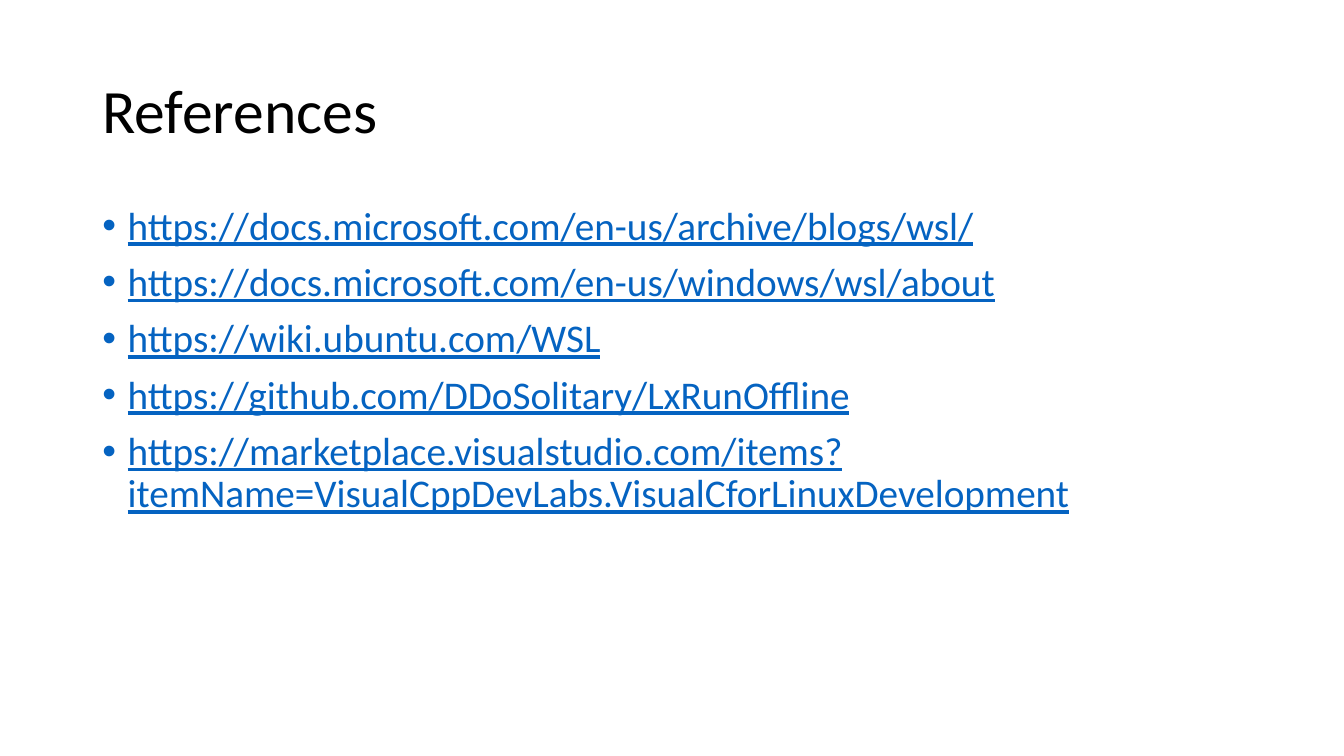
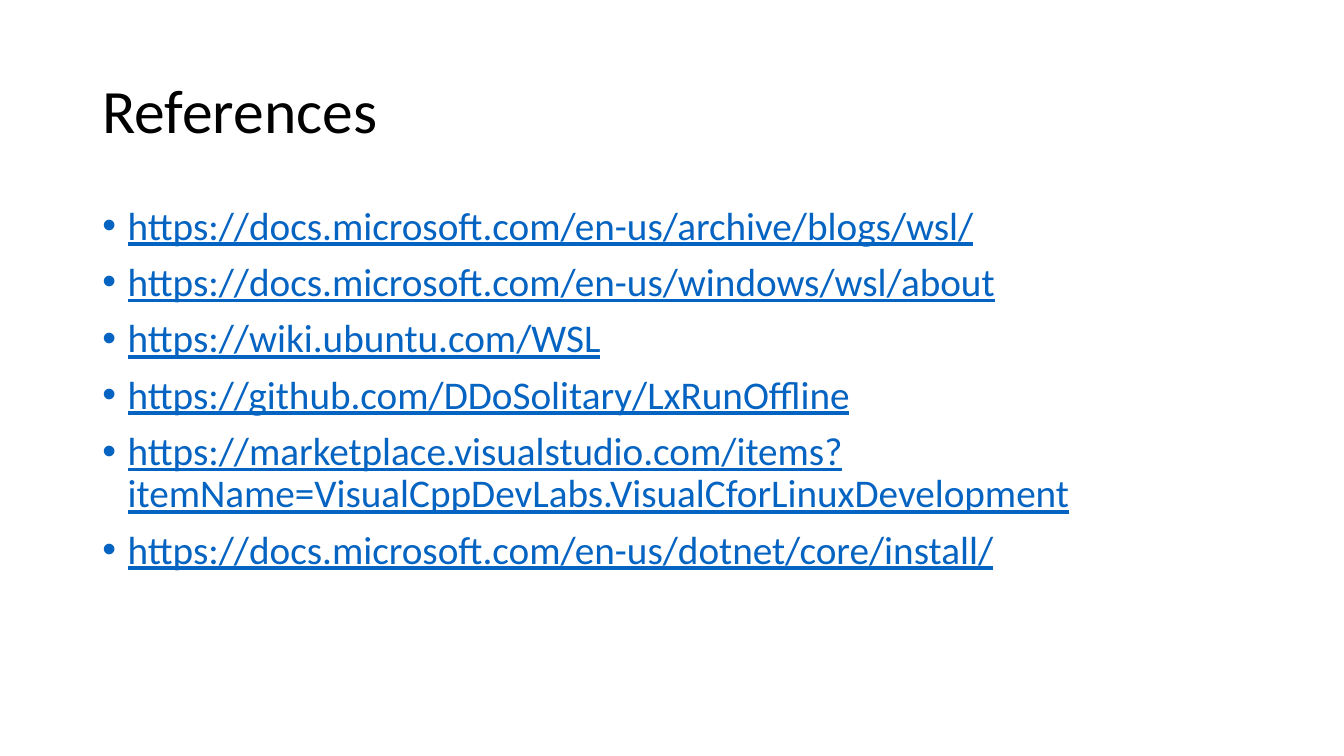
Before and after one commit to aniiiib/StudyNotes, a slide deck: slide 27 of Howto - Windows Subsystem for Linux.pptx (slide 25 before the commit). Drawn at 1344x756 pixels with LibreOffice and Linux fonts; fonts in the diff are those of the drawing. Boxes give left, top, right and bottom in pixels: in the first picture for what was removed or moved away, otherwise in the second. Text is boxed around its words. In the diff, an @@ line names an element or a change of style, - is before the commit and + after.

```diff
--- a/Howto - Windows Subsystem for Linux.pptx
+++ b/Howto - Windows Subsystem for Linux.pptx
@@ text at bbox=[128, 536, 993, 571]: paragraph added @@
+• https://docs.microsoft.com/en-us/dotnet/core/install/
```
Also in this commit, not shown: 3 other slides changed, 3 slides added, 1 slide removed.
